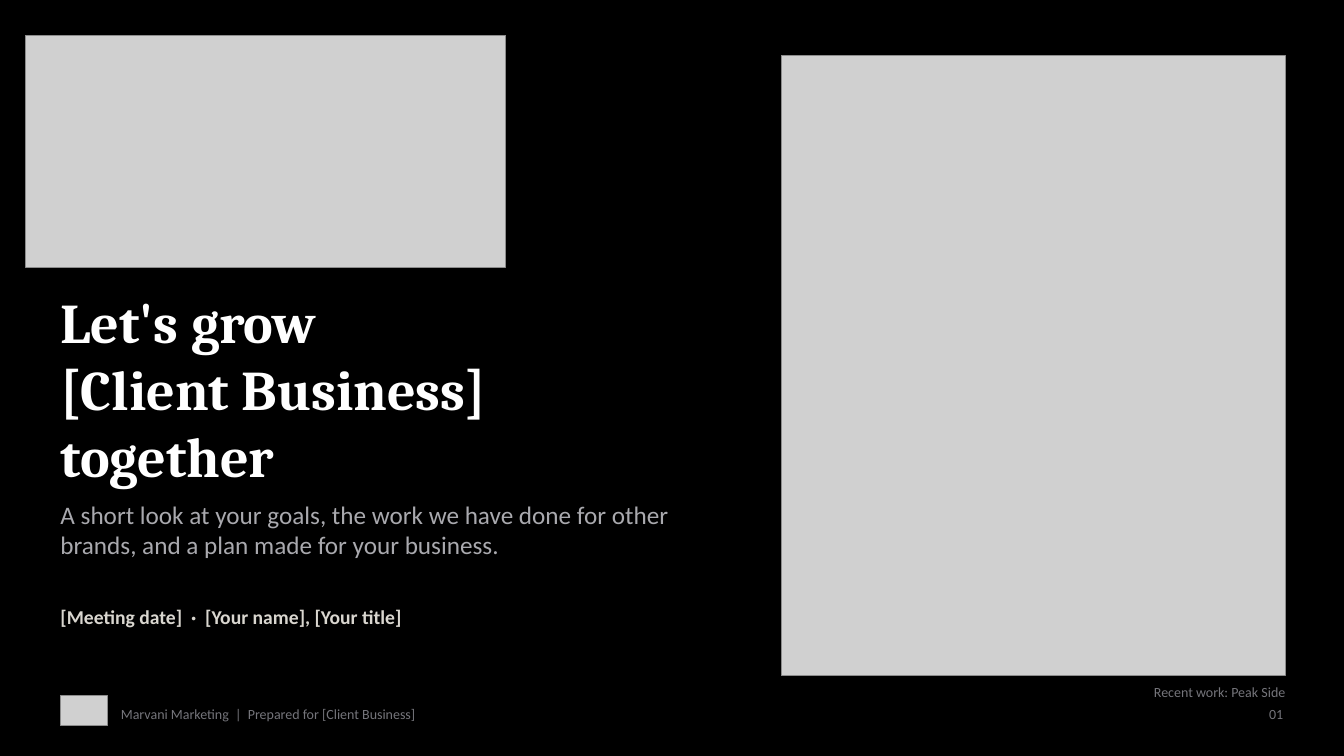
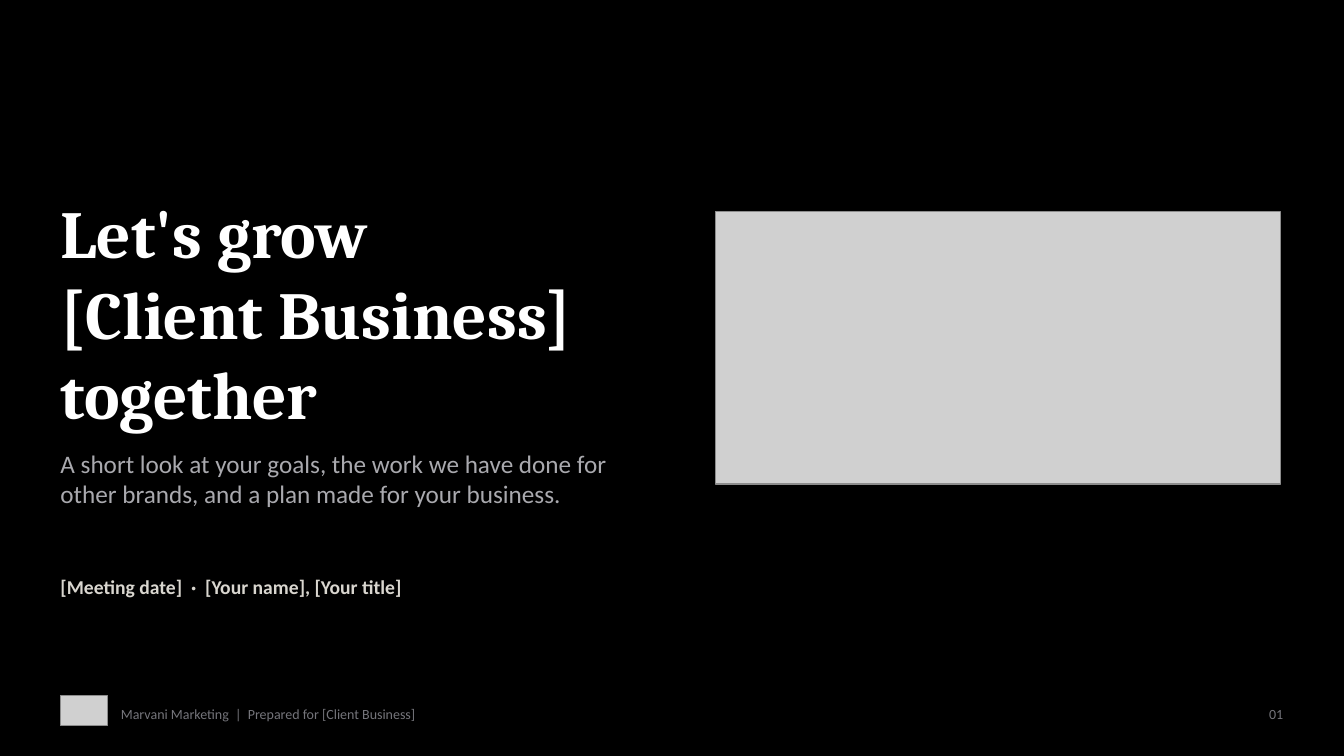
Before and after one commit to marvani043-max/Victor-, a slide deck: slide 1 of pitch-deck/Agency-Pitch-Deck.pptx. Drawn at 1344x756 pixels with LibreOffice and Linux fonts; fonts in the diff are those of the drawing; grey boxes stand for pictures. Boxes give left, top, right and bottom in pixels: in the first picture for what was removed or moved away, otherwise in the second. Text is boxed around its words. In the diff, an @@ line names an element or a change of style, - is before the commit and + after.

```diff
--- a/pitch-deck/Agency-Pitch-Deck.pptx
+++ b/pitch-deck/Agency-Pitch-Deck.pptx
@@ picture removed at bbox=[781, 55, 1286, 676] @@
@@ text "Let's grow": place and size @@
-text "Let's grow" at bbox=[60, 303, 486, 490]
+text "Let's grow" at bbox=[60, 210, 571, 434]
@@ text "Let's grow" at bbox=[60, 210, 571, 434]: size 40 to 48 pt @@
@@ picture: place and size @@
-picture at bbox=[25, 35, 506, 267]
+picture at bbox=[716, 212, 1280, 484]
@@ text "A short look at your ..." rewrapped from bbox=[60, 506, 668, 558] to bbox=[60, 455, 606, 507] @@
@@ text "[Meeting date] · [Your name], ...": place and size @@
-text "[Meeting date] · [Your name], ..." at bbox=[60, 609, 401, 628]
+text "[Meeting date] · [Your name], ..." at bbox=[60, 579, 401, 598]
@@ text removed at bbox=[1154, 687, 1285, 697] @@
-Recent work: Peak Side
```
Also in this commit, not shown: 7 other slides changed, 1 slide removed, 1 other file.
